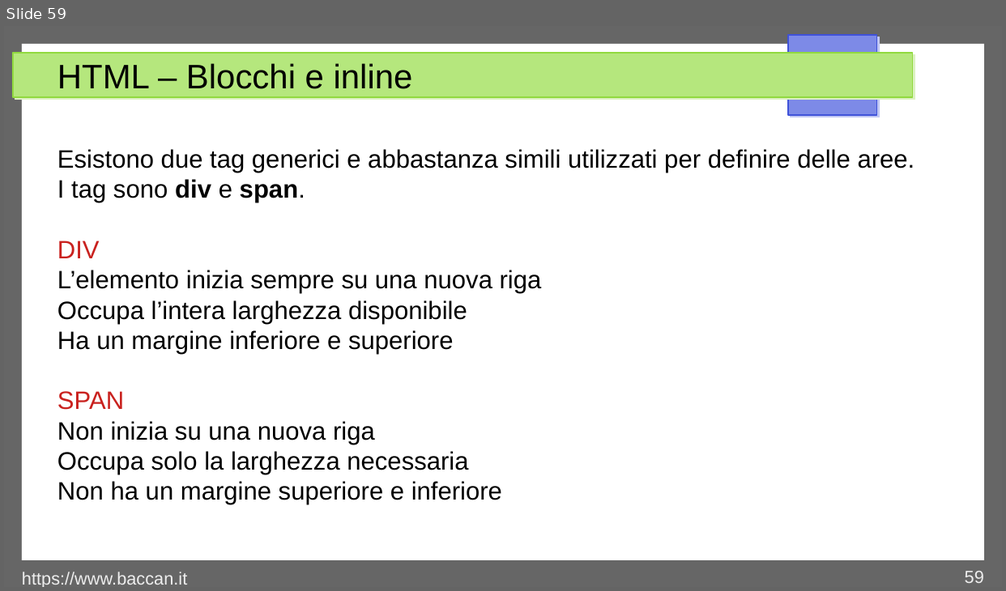
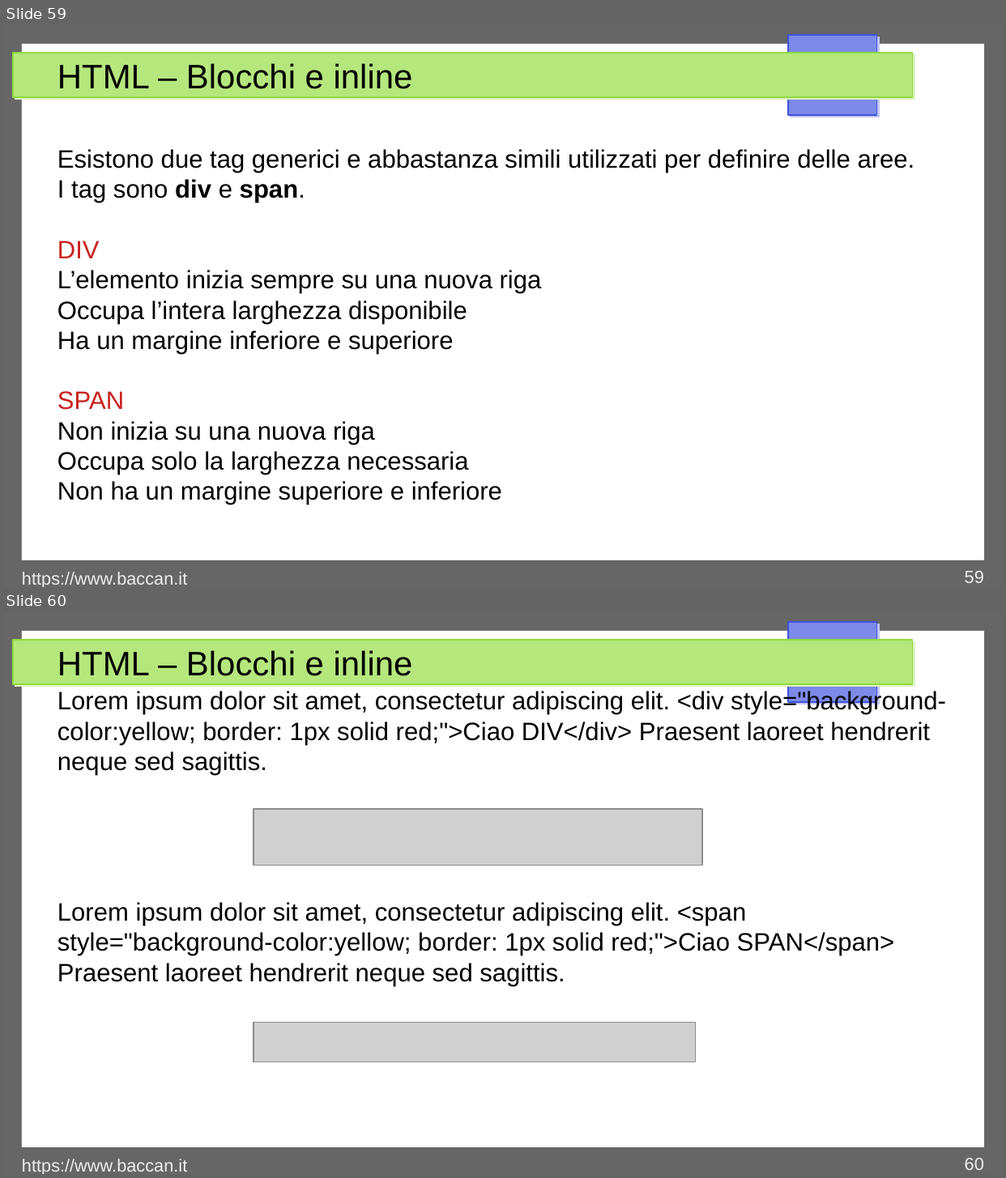
Before and after one commit to matteobaccan/CorsoHTML, a slide deck: Chapter_html.odp. Shown one above the other, each under a label of ours: slide 59 before the commit, slides 59 and 60 after it. The pictures are 1006x591 and 1006x1178 pixels, drawn with LibreOffice and Linux fonts; fonts in the diff are those of the drawing; grey boxes stand for pictures. Boxes give left, top, right and bottom in pixels: in the first picture for what was removed or moved away, otherwise in the second. Text is boxed around its words. In the diff, an @@ line names an element or a change of style, - is before the commit and + after.

```diff
--- a/Chapter_html.odp
+++ b/Chapter_html.odp
@@ slide 60 added at <box>4,613,1002,1174</box>, background #FFFFFF; not listed: 4 template elements that a slide beside it also shows @@
@@ title added at <box>57,650,413,676</box>, 27 pt, text #000000 @@
+HTML – Blocchi e inline
@@ text added at <box>57,690,946,986</box>, 20 pt, text #000000 @@
+Lorem ipsum dolor sit amet, consectetur adipiscing elit. <div style="background-color:yellow; border: 1px solid red;">Ciao DIV</div> Praesent laoreet hendrerit neque sed sagittis.
+Lorem ipsum dolor sit amet, consectetur adipiscing elit. <span style="background-color:yellow; border: 1px solid red;">Ciao SPAN</span> Praesent laoreet hendrerit neque sed sagittis.
@@ picture added at <box>254,810,703,866</box> @@
@@ picture added at <box>254,1023,697,1063</box> @@
@@ text added at <box>22,1159,187,1174</box>, 14 pt, text #EEEEEE @@
+https://www.baccan.it
@@ page number added at <box>965,1158,984,1170</box>, 14 pt, text #EEEEEE @@
+60
```
Also in this commit, not shown: 4 other slides added, 4 other files.
